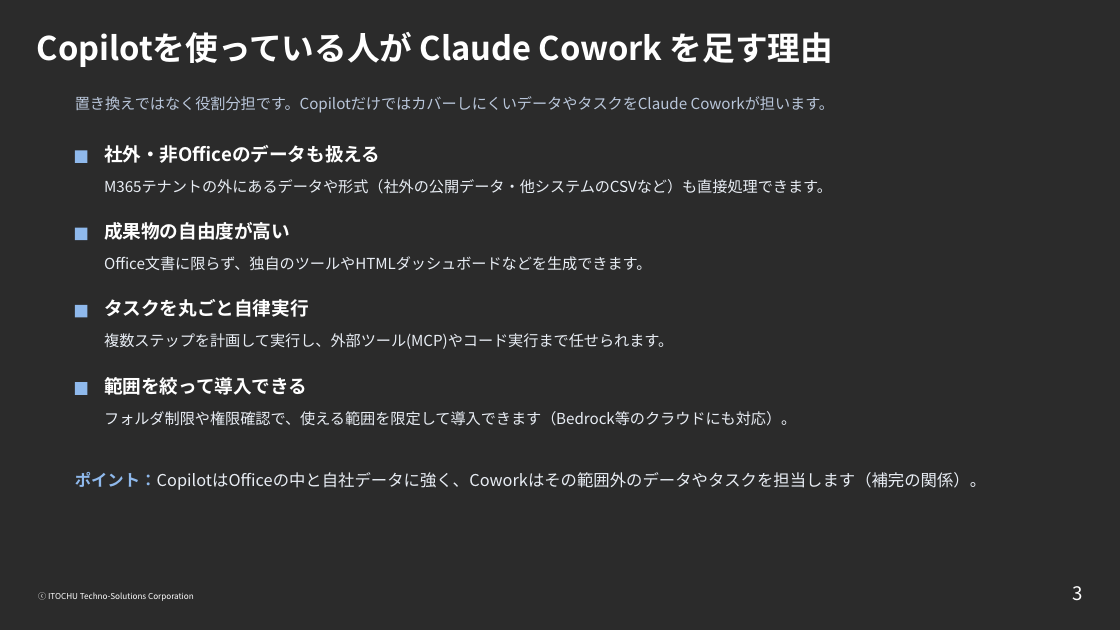
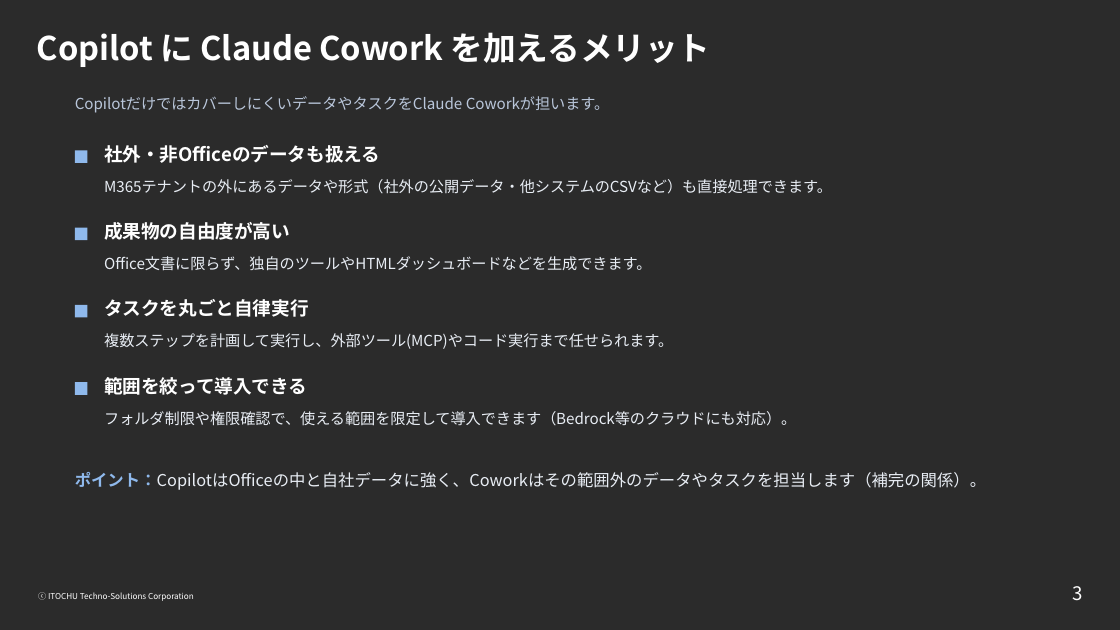
Before and after one commit to ctc-itkr/claude-hands-on, a slide deck: slide 3 of 配布/Copilot_Cowork_競合比較.pptx. Drawn at 1120x630 pixels with LibreOffice and Linux fonts; fonts in the diff are those of the drawing; background and template pictures are left out; a plain dark background stands for a picture behind light text. Boxes give left, top, right and bottom in pixels: in the first picture for what was removed or moved away, otherwise in the second. Text is boxed around its words. In the diff, an @@ line names an element or a change of style, - is before the commit and + after.

```diff
--- a/配布/Copilot_Cowork_競合比較.pptx
+++ b/配布/Copilot_Cowork_競合比較.pptx
@@ title at bbox=[37, 32, 711, 67]: text changed @@
-Copilotを使っている人が Claude Cowork を足す理由
+Copilot に Claude Cowork を加えるメリット
@@ text at bbox=[75, 96, 609, 113]: text changed @@
-置き換えではなく役割分担です。CopilotだけではカバーしにくいデータやタスクをClaude Coworkが担います。
+CopilotだけではカバーしにくいデータやタスクをClaude Coworkが担います。
```
Also in this commit, not shown: 2 other slides changed.
